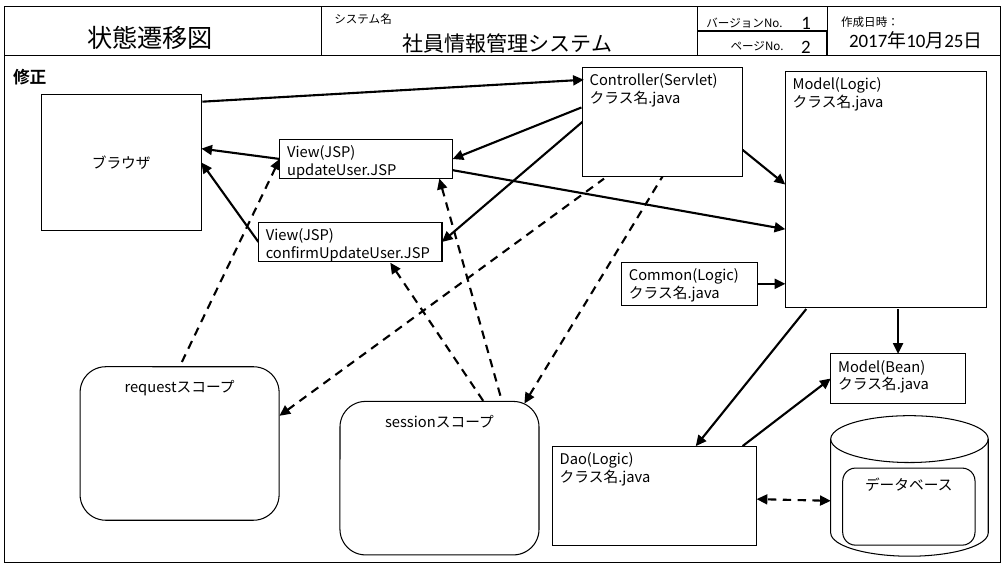
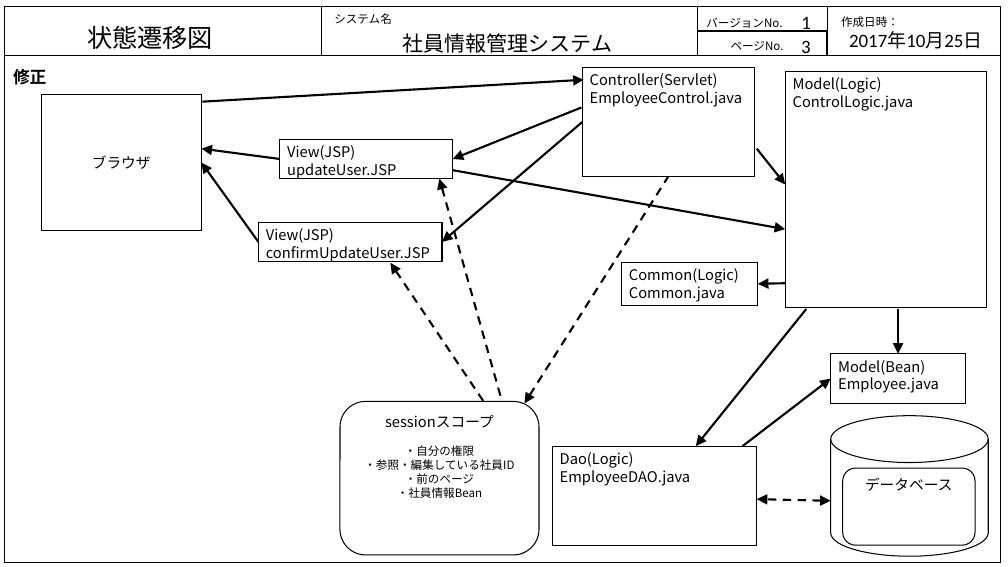
Before and after one commit to java201710/java, a slide deck: slide 12 of 総合演習資料/2.外部設計/画面・状態遷移図_DB.pptx. Drawn at 1008x567 pixels with LibreOffice and Linux fonts; fonts in the diff are those of the drawing. Boxes give left, top, right and bottom in pixels: in the first picture for what was removed or moved away, otherwise in the second. Text is boxed around its words. In the diff, an @@ line names an element or a change of style, - is before the commit and + after.

```diff
--- a/総合演習資料/2.外部設計/画面・状態遷移図_DB.pptx
+++ b/総合演習資料/2.外部設計/画面・状態遷移図_DB.pptx
@@ text at (801,40,811,56): text changed @@
-2
+3
@@ rectangle "Controller(Servlet)": place and size @@
-rectangle "Controller(Servlet)" at (582,67,743,176)
+rectangle "Controller(Servlet)" at (582,67,755,176)
@@ text in rectangle at (590,73,742,107): text changed @@
-Controller(Servlet)
-クラス名.java
+Controller(Servlet)
+EmployeeControl.java
@@ text in rectangle at (793,77,914,111): text changed @@
-Model(Logic)
-クラス名.java
+Model(Logic)
+ControlLogic.java
@@ arrow moved from (743, 150) - (786, 185) to (757, 149) - (786, 185) @@
@@ arrow removed from (180, 367) to (280, 159) @@
@@ arrow removed from (604, 178) to (280, 416) @@
@@ arrow moved from (525, 404) - (662, 177) to (525, 404) - (668, 177) @@
@@ text in rectangle at (629,268,739,302): text changed @@
-Common(Logic)
-クラス名.java
+Common(Logic)
+Common.java
@@ arrow moved from (758, 284) - (786, 284) to (786, 284) - (758, 284) @@
@@ rounded rectangle removed at (80,367,279,520) @@
-requestスコープ
@@ text in rectangle at (838,360,939,393): text changed @@
-Model(Bean)
-クラス名.java
+Model(Bean)
+Employee.java
@@ text in rounded rectangle at (364,445,514,498): paragraphs added @@
+・自分の権限
+・参照・編集している社員ID
+・前のページ
+・社員情報Bean
@@ text in rectangle at (560,452,691,486): text changed @@
-Dao(Logic)
-クラス名.java
+Dao(Logic)
+EmployeeDAO.java
```
Also in this commit, not shown: 9 other slides changed, 1 slide added, 1 slide removed, 2 other files.
